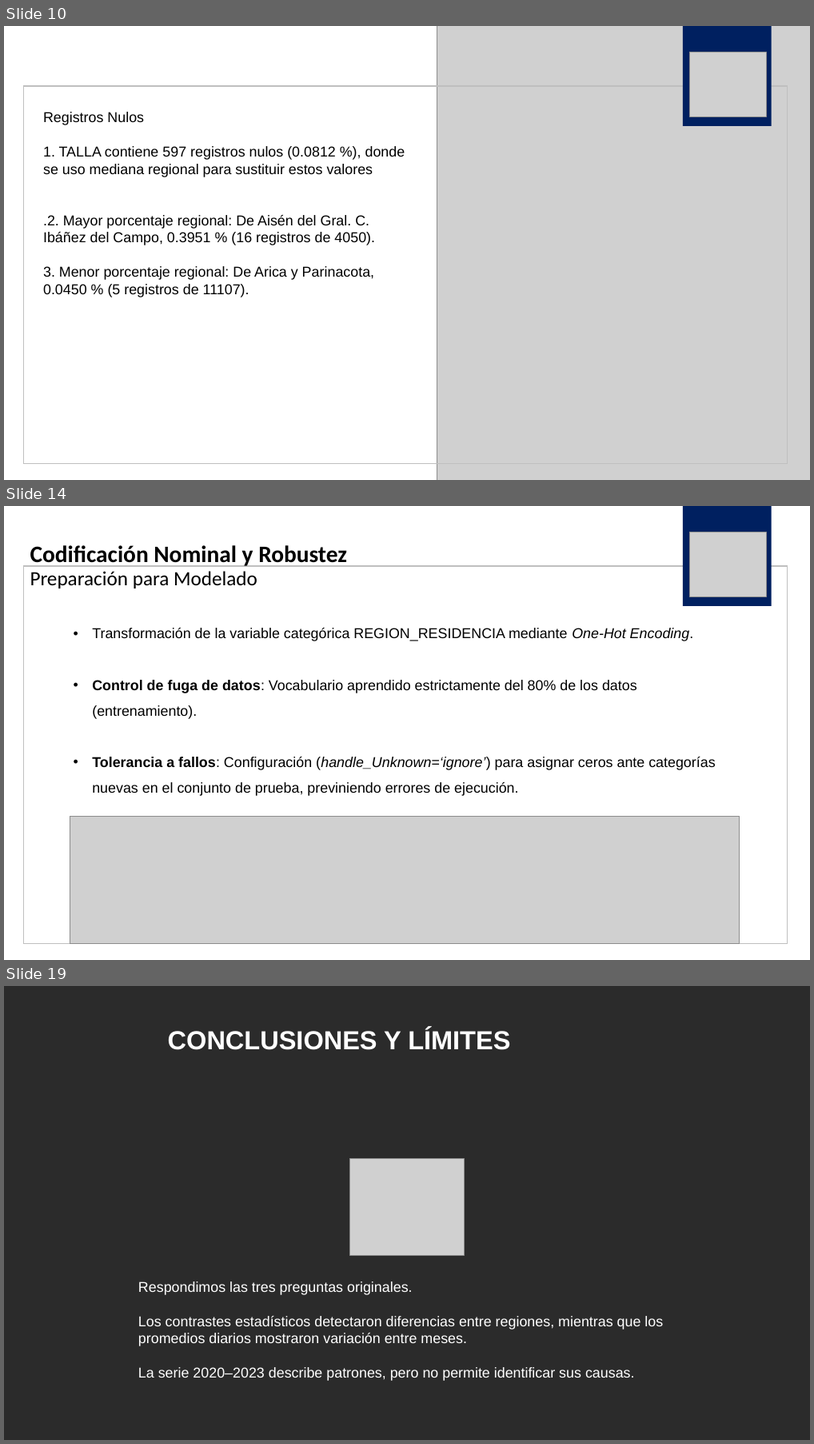
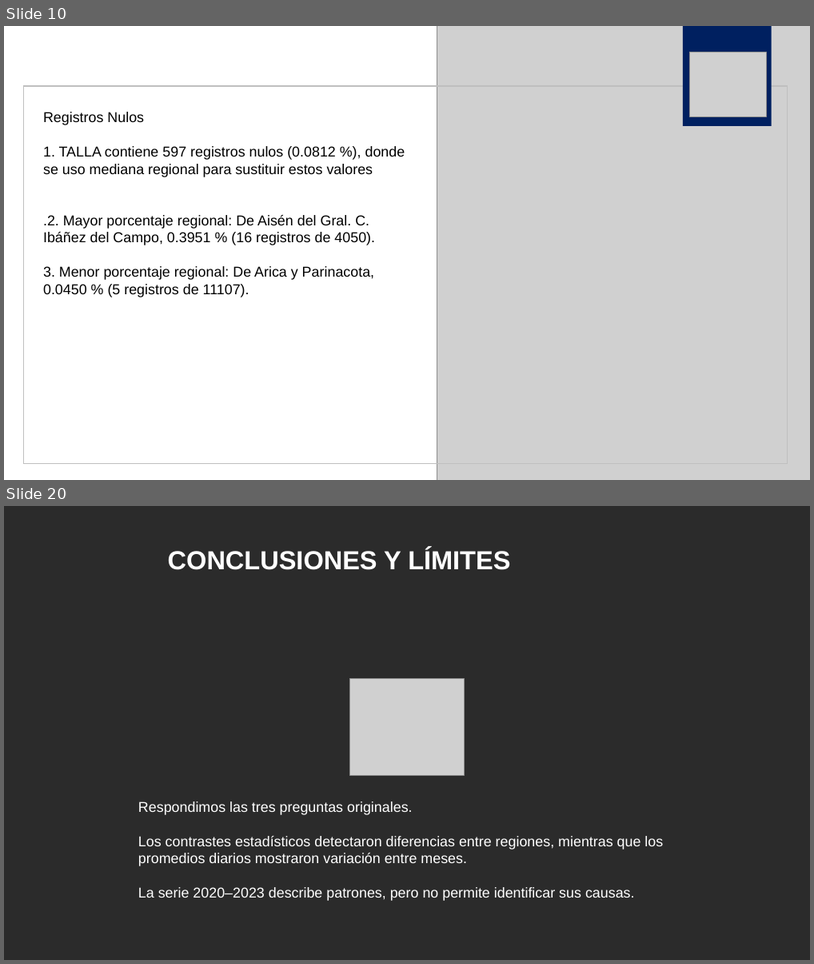
Before and after one commit to jorgealtamiranonavarrete-art/proyecto-grupo2, a slide deck: F4/f4_presentacion_grupo2.pptx. Shown one above the other, each under a label of ours: slides 10, 14 and 19 before the commit, slides 10 and 20 after it; the slides between them are not shown. The pictures are 814x1444 and 814x964 pixels, drawn with LibreOffice and Linux fonts; fonts in the diff are those of the drawing; grey boxes stand for pictures; background and template pictures are left out; a plain dark background stands for a picture behind light text. Boxes give left, top, right and bottom in pixels: in the first picture for what was removed or moved away, otherwise in the second. Text is boxed around its words. In the diff, an @@ line names an element or a change of style, - is before the commit and + after.

```diff
--- a/F4/f4_presentacion_grupo2.pptx
+++ b/F4/f4_presentacion_grupo2.pptx
@@ slide 14 removed at box(4, 506, 810, 960), background #FFFFFF @@
@@ rectangle removed at box(683, 506, 772, 606) @@
@@ title removed at box(30, 545, 347, 588) @@
-Codificación Nominal y Robustez
-Preparación para Modelado
@@ picture removed at box(690, 532, 767, 596) @@
@@ rectangle removed at box(24, 566, 788, 943) @@
@@ text removed at box(92, 628, 715, 796) @@
-• Transformación de la variable categórica REGION_RESIDENCIA mediante One-Hot Encoding.
-• Control de fuga de datos: Vocabulario aprendido estrictamente del 80% de los datos (entrenamiento).
-• Tolerancia a fallos: Configuración (handle_Unknown=‘ignore’) para asignar ceros ante categorías nuevas en el conjunto de prueba, previniendo errores de ejecución.
@@ picture removed at box(70, 816, 740, 943) @@
@@ what was slide 19 is now slide 20 @@
```
Also in this commit, not shown: 2 slides changed, 4 slides added, 2 other slides removed, 1 other file.
